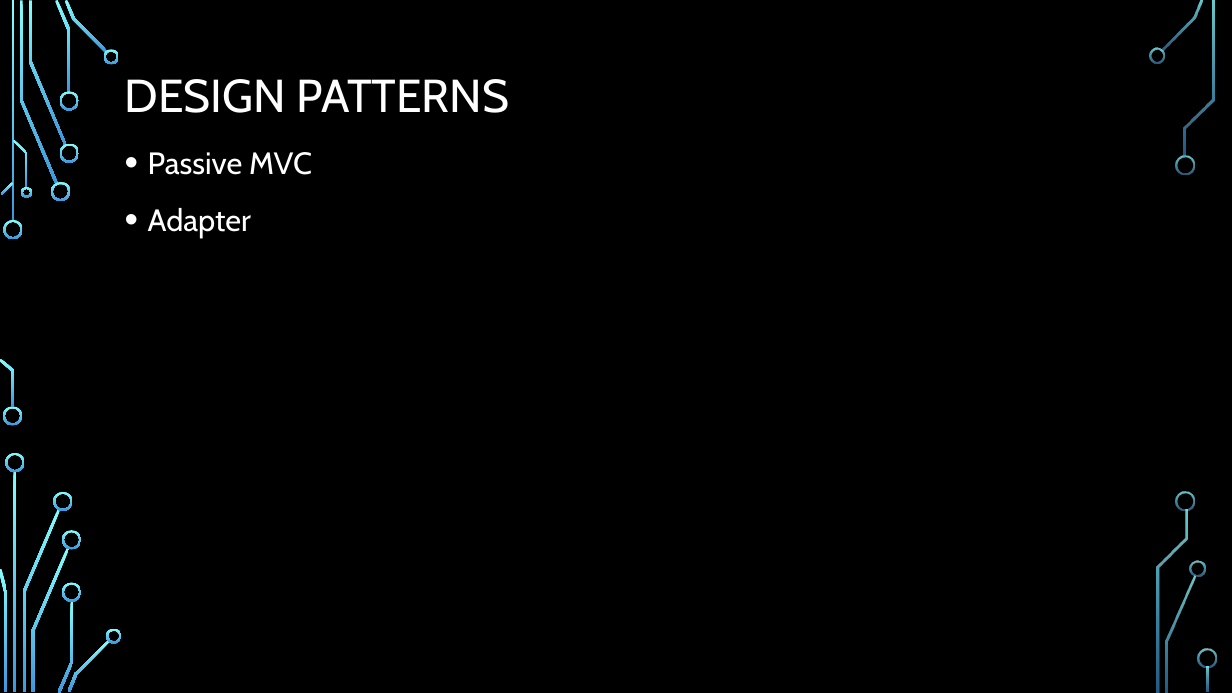
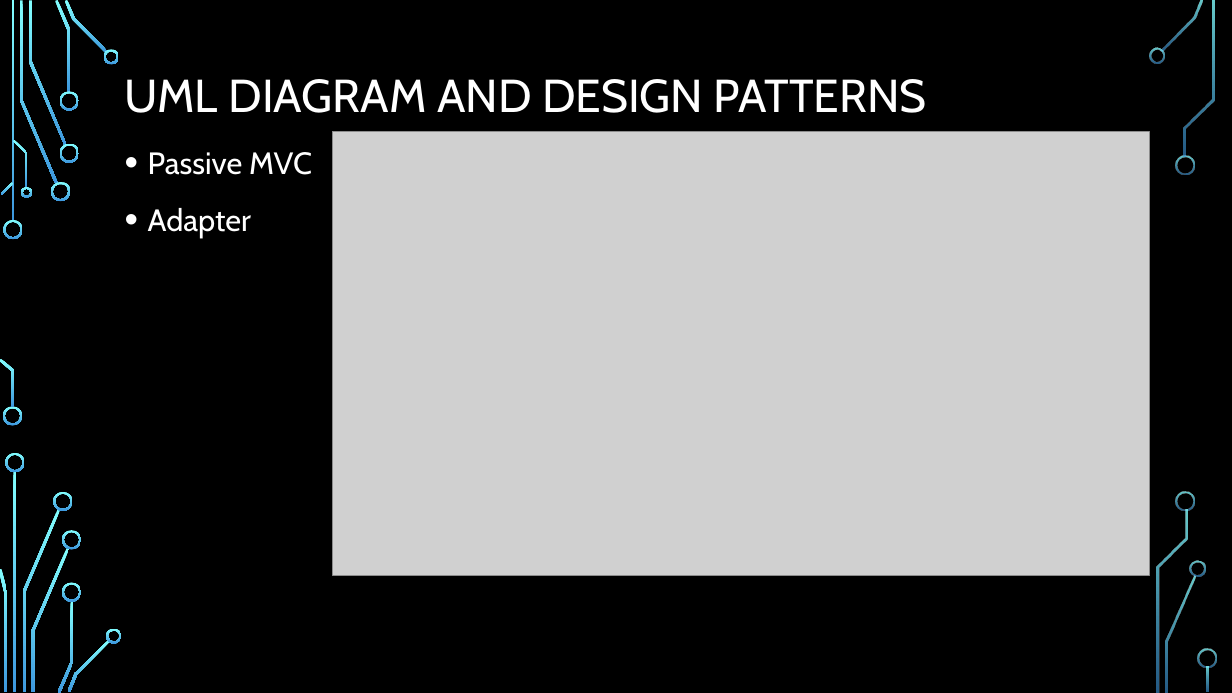
Before and after one commit to SeanMitchell1994/CS321_SP2019, a slide deck: slide 7 of report/Powerpoint Final.pptx (slide 12 before the commit). Drawn at 1232x693 pixels with LibreOffice and Linux fonts; fonts in the diff are those of the drawing; grey boxes stand for pictures; background and template pictures are left out. Boxes give left, top, right and bottom in pixels: in the first picture for what was removed or moved away, otherwise in the second. Text is boxed around its words. In the diff, an @@ line names an element or a change of style, - is before the commit and + after.

```diff
--- a/report/Powerpoint Final.pptx
+++ b/report/Powerpoint Final.pptx
@@ title at [125, 79, 927, 113]: text changed @@
-DESIGN PATTERNS
+UML DIAGRAM AND DESIGN PATTERNS
@@ picture added at [333, 131, 1150, 576] @@
```
Also in this commit, not shown: 1 other slide changed, 1 slide removed, 1 other file.
